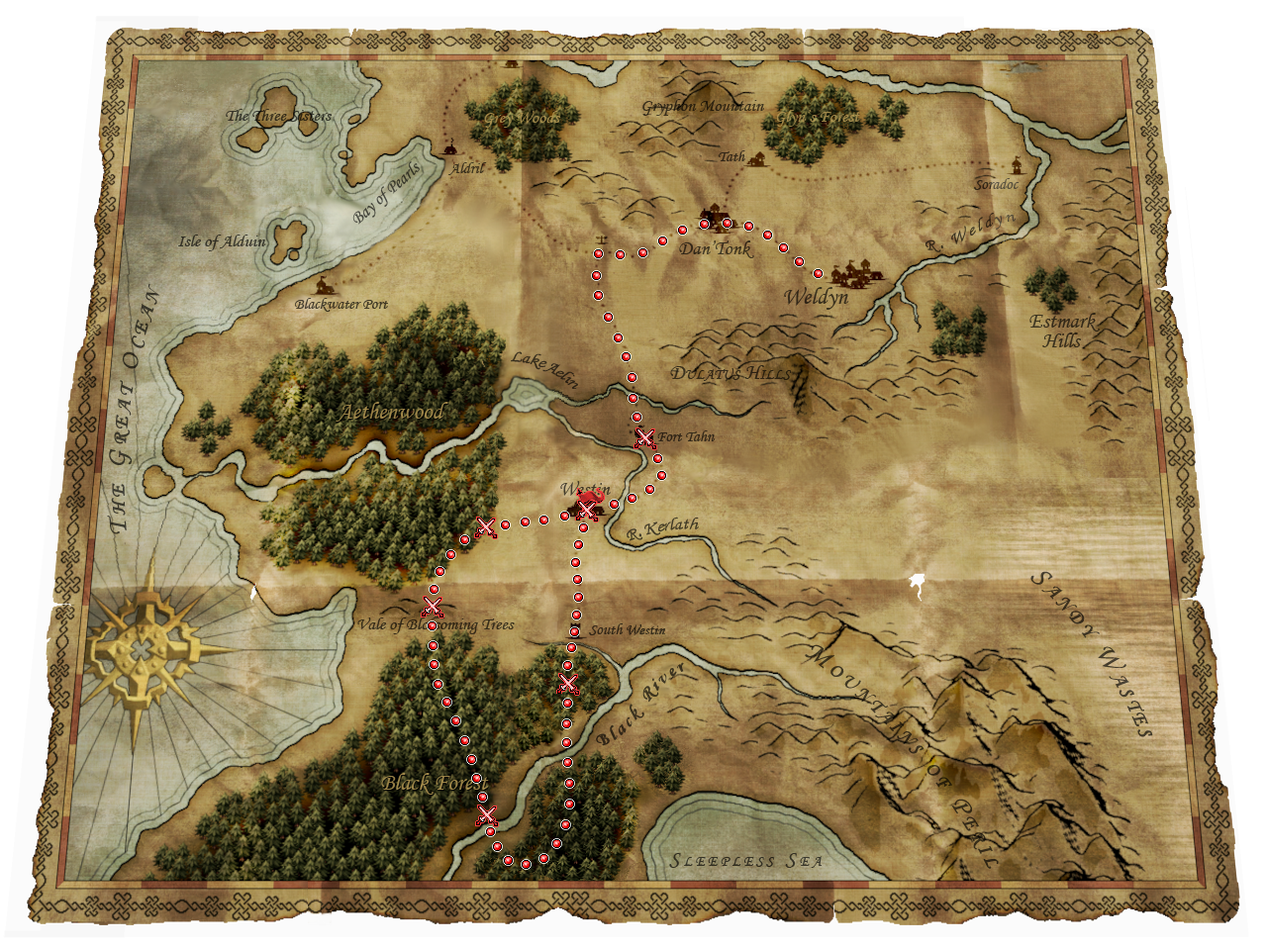
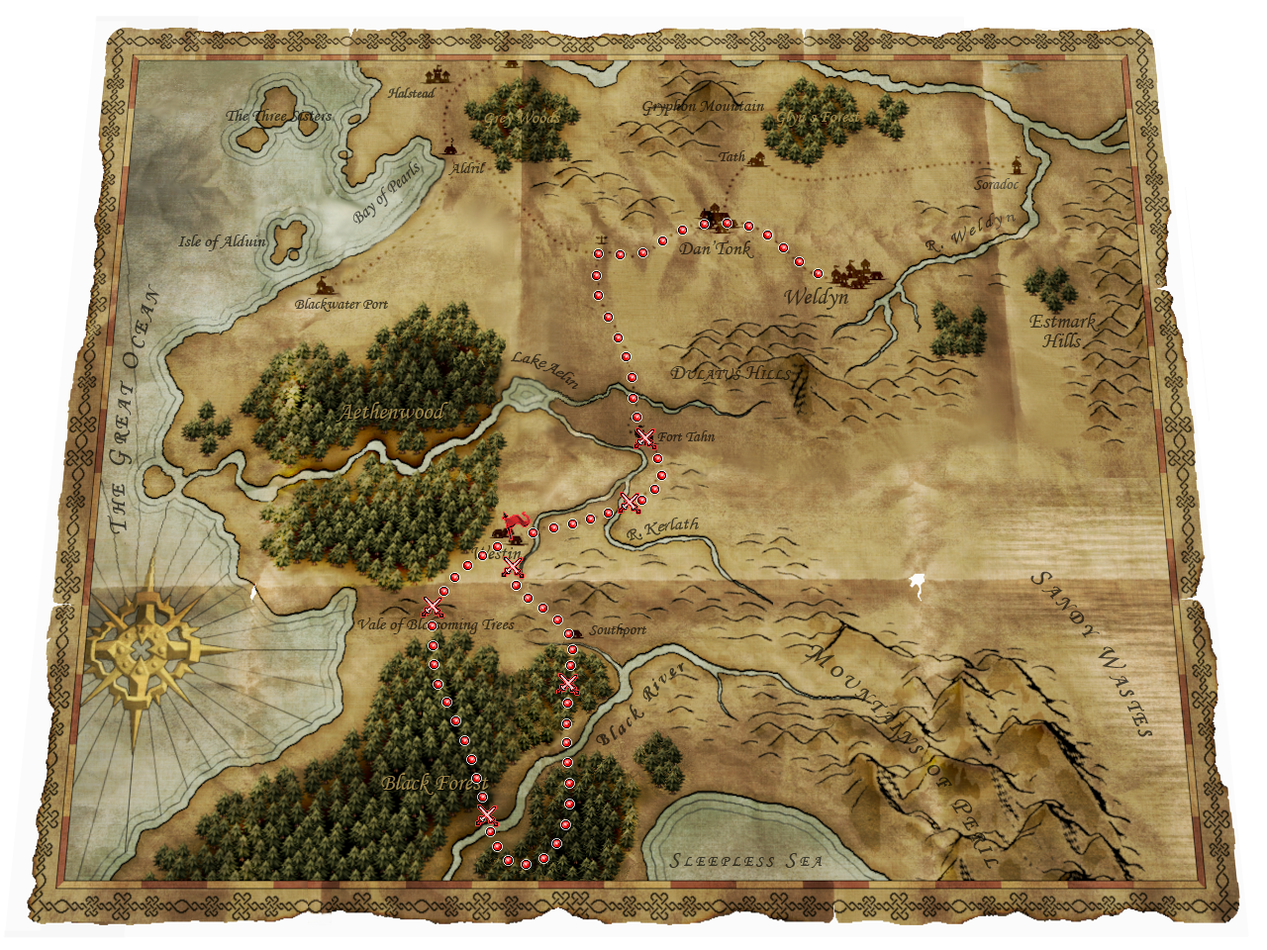
Layers edited between the first and the second 1267×950 image:
painted on "fight elves" over [500,499,599,671]
painted on "main" over [422,483,661,597]
painted on "tsg.webp" over [187,64,779,671]
